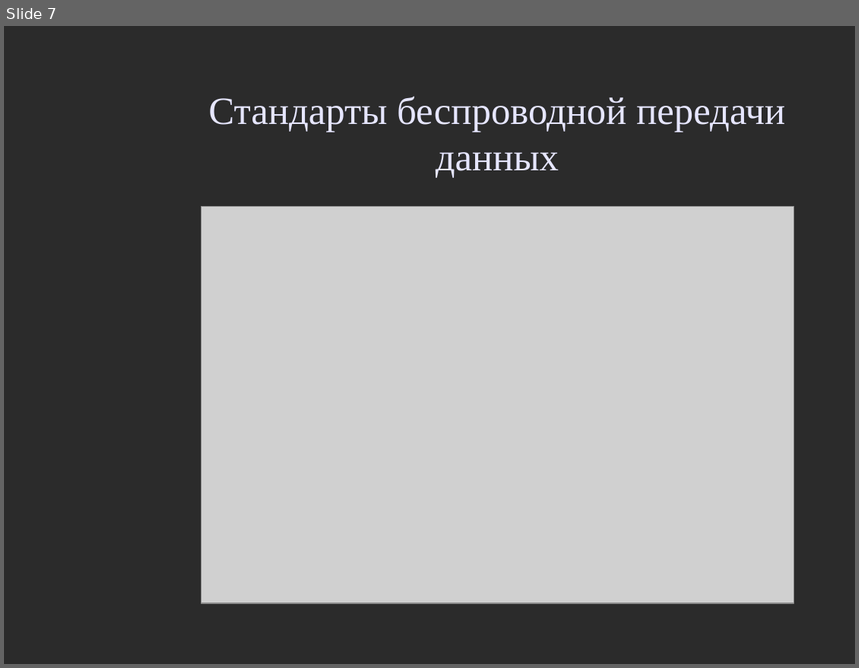
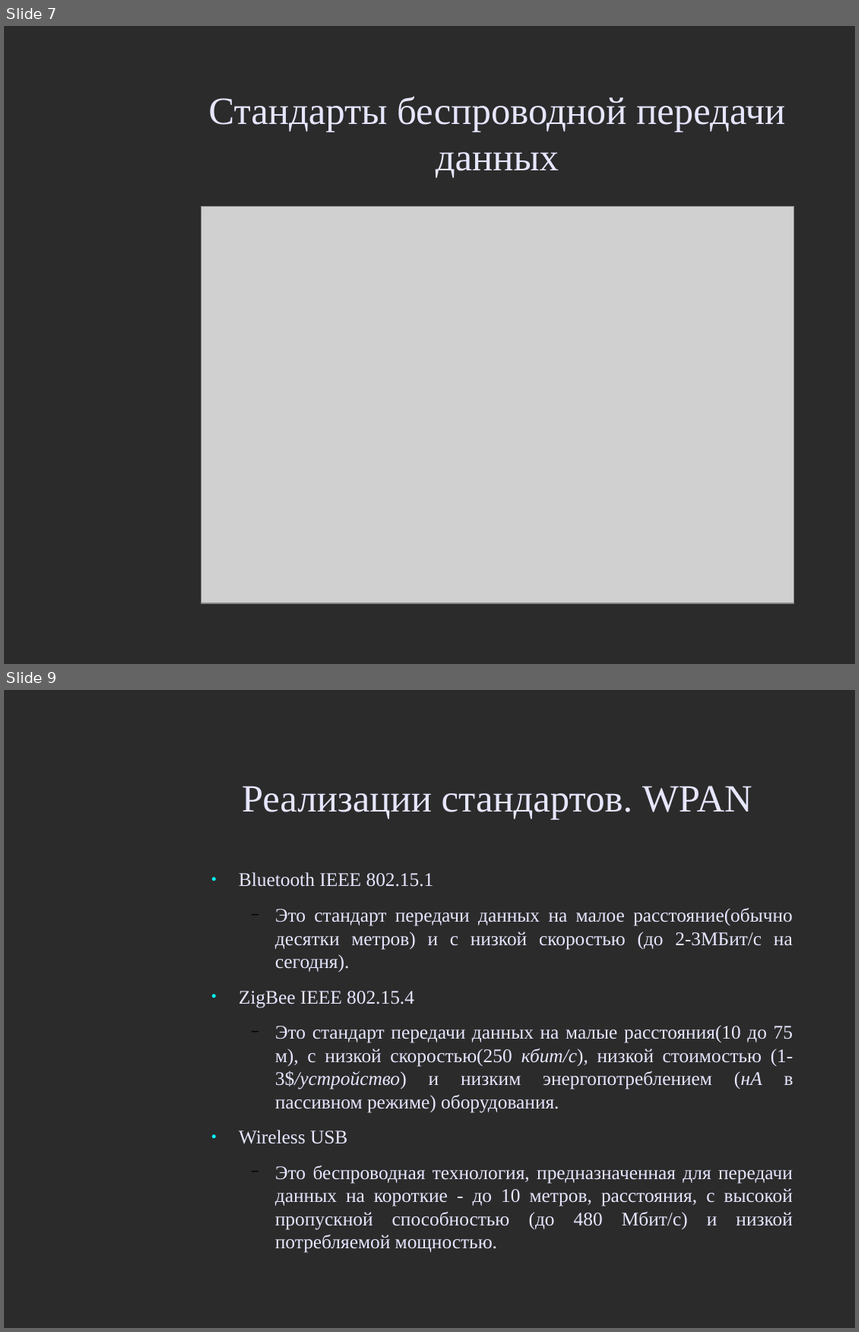
Before and after one commit to aeremenok/a-team-777, a slide deck: 10/smm/doc/eav_wireless.odp. Shown one above the other, each under a label of ours: slide 7 before the commit, slides 7 and 9 after it; the slides between them are not shown. The pictures are 859x668 and 859x1332 pixels, drawn with LibreOffice and Linux fonts; fonts in the diff are those of the drawing; grey boxes stand for pictures; background and template pictures are left out; a plain dark background stands for a picture behind light text. Boxes give left, top, right and bottom in pixels: in the first picture for what was removed or moved away, otherwise in the second. Text is boxed around its words. In the diff, an @@ line names an element or a change of style, - is before the commit and + after.

```diff
--- a/10/smm/doc/eav_wireless.odp
+++ b/10/smm/doc/eav_wireless.odp
@@ slide 9 added at (4, 690, 855, 1328), background picture (left out) @@
@@ title added at (242, 786, 753, 819), 36 pt, text #E6E6FF @@
+Реализации стандартов. WPAN
@@ text added at (239, 872, 794, 1253), 18 pt, text #E6E6FF @@
+● Bluetooth IEEE 802.15.1
+  − Это стандарт передачи данных на малое расстояние(обычно десятки метров) и с низкой скоростью (до 2-3МБит/с на сегодня).
+● ZigBee IEEE 802.15.4
+  − Это стандарт передачи данных на малые расстояния(10 до 75 м), с низкой скоростью(250 кбит/с), низкой стоимостью (1-3$/устройство) и низким энергопотреблением (нА в пассивном режиме) оборудования.
+● Wireless USB
+  − Это беспроводная технология, предназначенная для передачи данных на короткие - до 10 метров, расстояния, с высокой пропускной способностью (до 480 Мбит/с) и низкой потребляемой мощностью.
```
Also in this commit, not shown: 1 slide changed, 37 other slides added, 1 other file.
